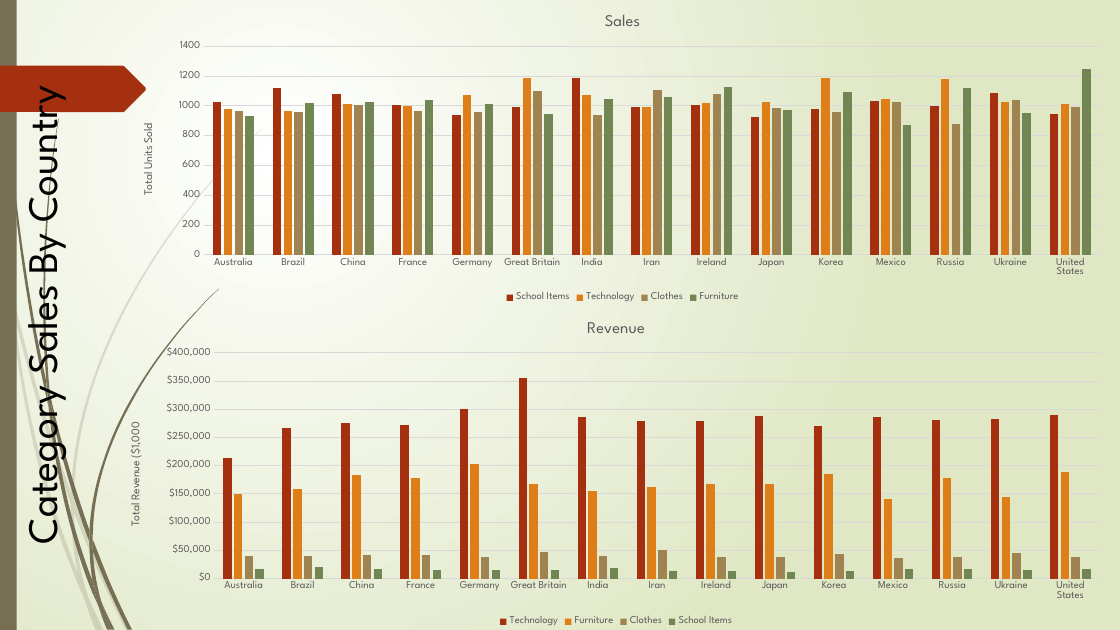
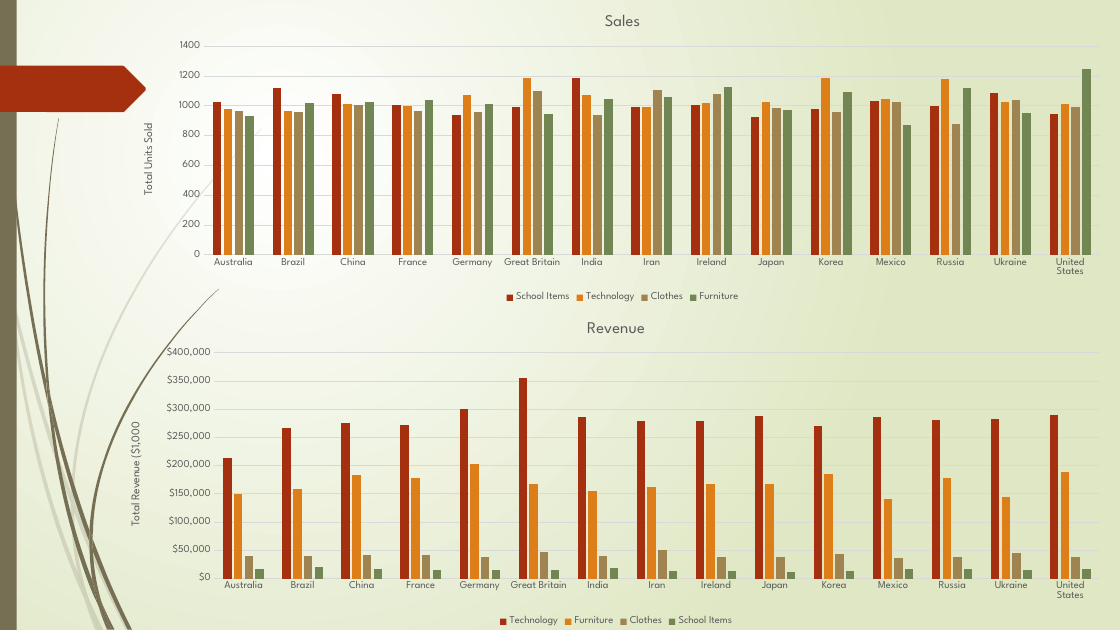
Before and after one commit to jnesteruck/rev-proj2, a slide deck: slide 8 of analysis-phase/Project_2.pptx. Drawn at 1120x630 pixels with LibreOffice and Linux fonts; fonts in the diff are those of the drawing. Boxes give left, top, right and bottom in pixels: in the first picture for what was removed or moved away, otherwise in the second. Text is boxed around its words. In the diff, an @@ line names an element or a change of style, - is before the commit and + after.

```diff
--- a/analysis-phase/Project_2.pptx
+++ b/analysis-phase/Project_2.pptx
@@ title removed at [9, 99, 72, 539] @@
-Category Sales By Country
```
Also in this commit, not shown: 4 other slides changed, 7 slides added.
